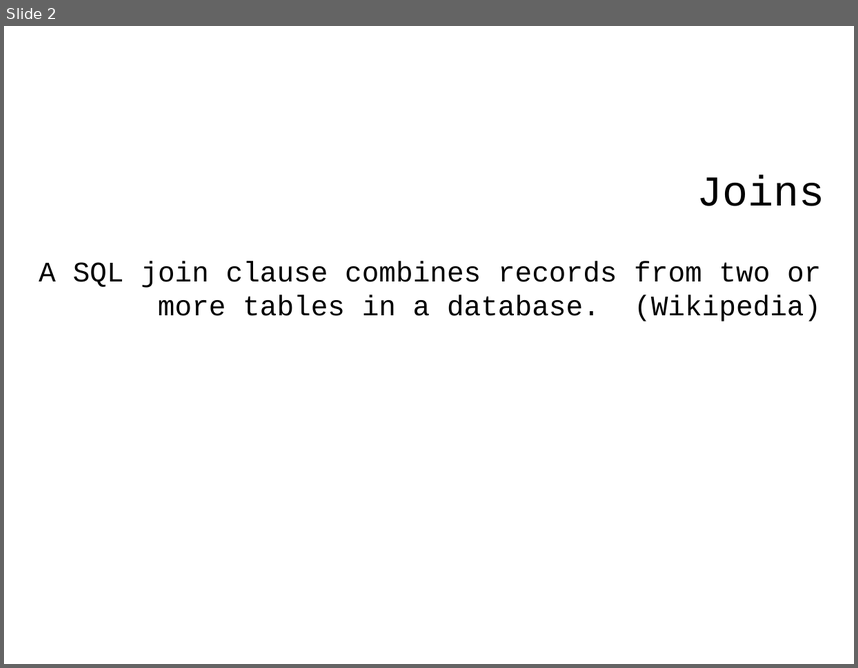
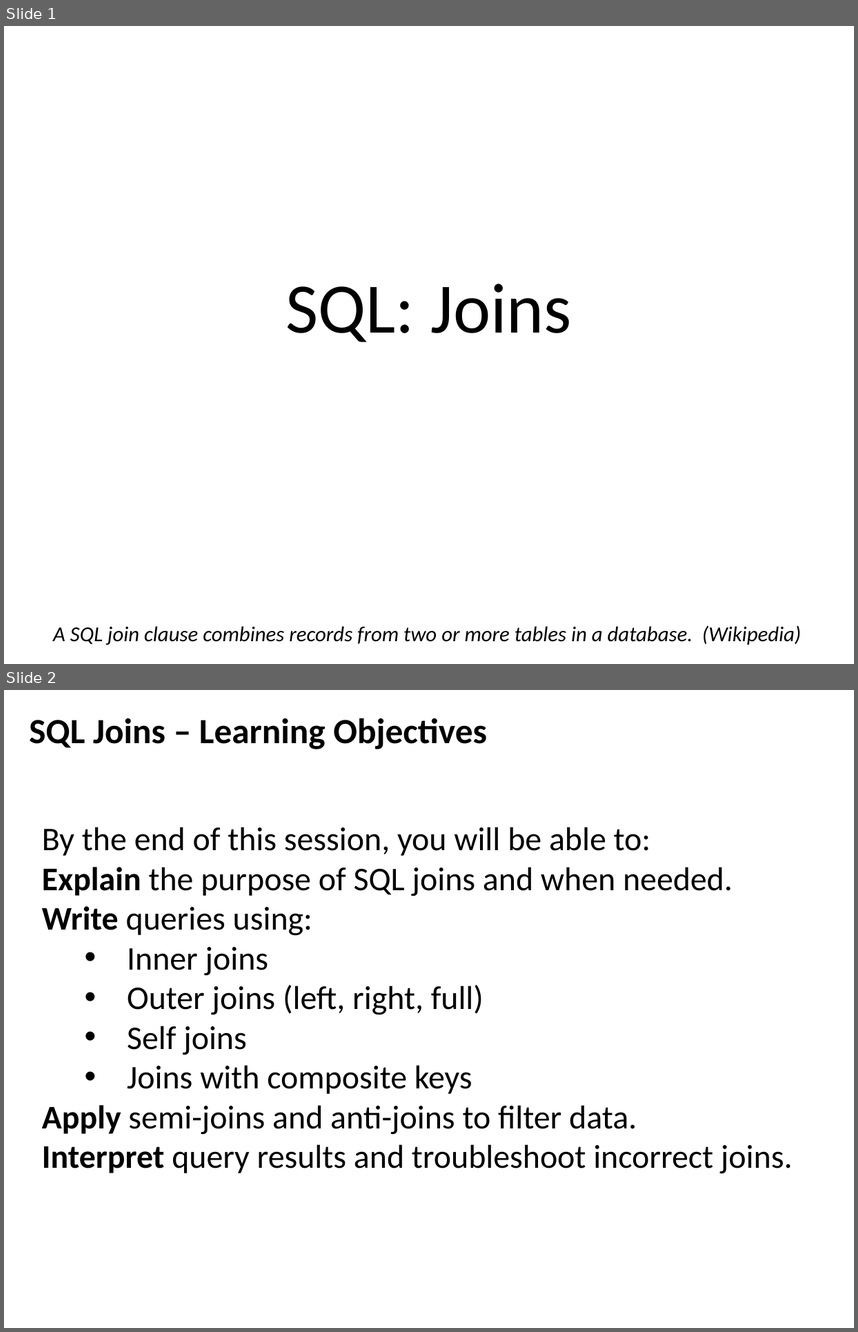
Before and after one commit to ipeirotis/introduction-to-databases, a slide deck: session4/C-SQL_Joins.pptx. Shown one above the other, each under a label of ours: slide 2 before the commit, slides 1 and 2 after it. The pictures are 858x668 and 858x1332 pixels, drawn with LibreOffice and Linux fonts; fonts in the diff are those of the drawing. Boxes give left, top, right and bottom in pixels: in the first picture for what was removed or moved away, otherwise in the second. Text is boxed around its words. In the diff, an @@ line names an element or a change of style, - is before the commit and + after.

```diff
--- a/session4/C-SQL_Joins.pptx
+++ b/session4/C-SQL_Joins.pptx
@@ slide 2 added at (x1=4, y1=690, x2=854, y2=1328), background #FFFFFF @@
@@ text added at (x1=29, y1=718, x2=487, y2=749), 30 pt, text #000000, bold @@
+SQL Joins – Learning Objectives
@@ text added at (x1=42, y1=827, x2=793, y2=1174), 28 pt, text #000000 @@
+By the end of this session, you will be able to:
+Explain the purpose of SQL joins and when needed.
+Write queries using:
+  • Inner joins
+  • Outer joins (left, right, full)
+  • Self joins
+  • Joins with composite keys
+Apply semi-joins and anti-joins to filter data.
+Interpret query results and troubleshoot incorrect joins.
@@ what was slide 2 is now slide 1 @@
@@ slide 1 changed as well @@
@@ title "SQL: Joins" at (x1=286, y1=283, x2=572, y2=342): vertical alignment top to bottom @@
@@ title at (x1=286, y1=283, x2=572, y2=342): text changed; size 36 to 60 pt; font Courier New to Calibri @@
-Joins
+SQL: Joins
@@ text "A SQL join clause combines ..." moved from (x1=38, y1=261, x2=821, y2=321) to (x1=53, y1=625, x2=801, y2=644) @@
@@ text "A SQL join clause combines ..." at (x1=53, y1=625, x2=801, y2=644): size 24 to 18 pt, font Courier New to Calibri, italic on; alignment right to left @@
```
Also in this commit, not shown: 14 other slides changed, 1 other slide added, 2 slides removed.
